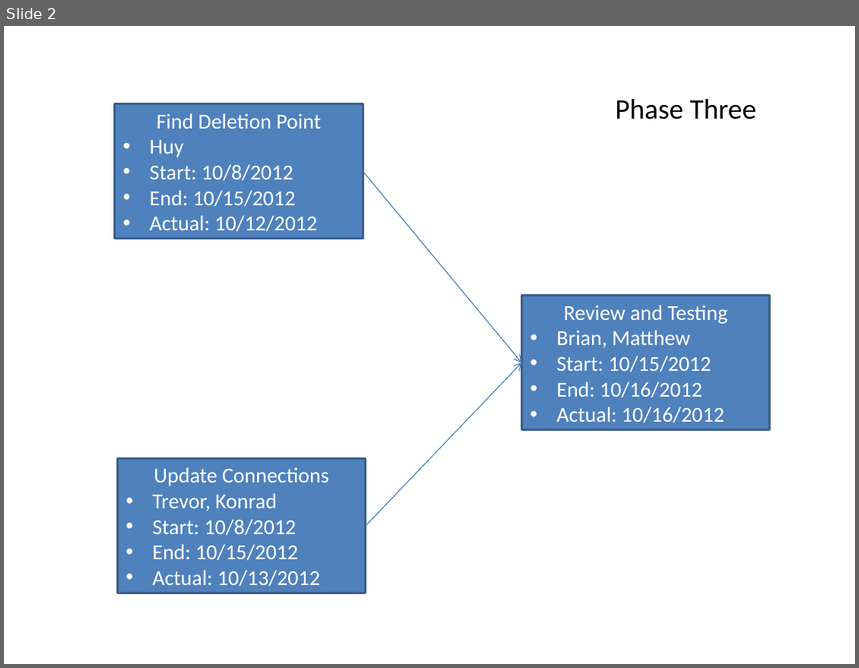
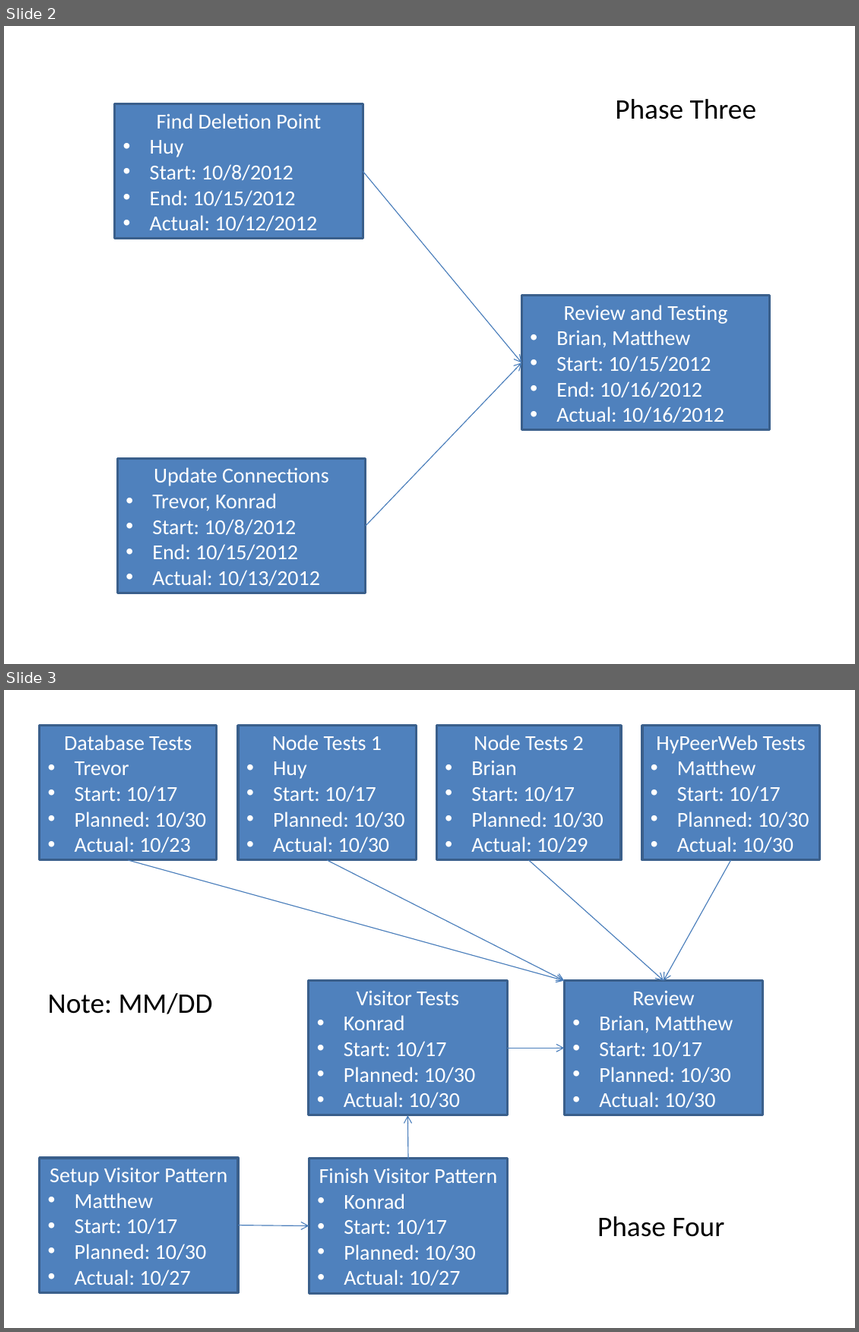
Before and after one commit to ricksmt/cs340team, a slide deck: HyPeerWeb/Pert-Gantt Chart.pptx. Shown one above the other, each under a label of ours: slide 2 before the commit, slides 2 and 3 after it. The pictures are 859x668 and 859x1332 pixels, drawn with LibreOffice and Linux fonts; fonts in the diff are those of the drawing. Boxes give left, top, right and bottom in pixels: in the first picture for what was removed or moved away, otherwise in the second. Text is boxed around its words. In the diff, an @@ line names an element or a change of style, - is before the commit and + after.

Commit message:
Updated Chart. Removed other phase 1.

```diff
--- a/HyPeerWeb/Pert-Gantt Chart.pptx
+++ b/HyPeerWeb/Pert-Gantt Chart.pptx
@@ slide 3 added at [4, 690, 855, 1328], background #FFFFFF @@
@@ rectangle added at [40, 726, 217, 860], fill #4F81BD, outline #3A5F8C 2 pt, 18 pt, text #FFFFFF @@
+Database Tests
+• Trevor
+• Start: 10/17
+• Planned: 10/30
+• Actual: 10/23
@@ rectangle added at [238, 726, 416, 860], fill #4F81BD, outline #3A5F8C 2 pt, 18 pt, text #FFFFFF @@
+Node Tests 1
+• Huy
+• Start: 10/17
+• Planned: 10/30
+• Actual: 10/30
@@ rectangle added at [436, 726, 621, 860], fill #4F81BD, outline #3A5F8C 2 pt, 18 pt, text #FFFFFF @@
+Node Tests 2
+• Brian
+• Start: 10/17
+• Planned: 10/30
+• Actual: 10/29
@@ rectangle added at [642, 726, 819, 860], fill #4F81BD, outline #3A5F8C 2 pt, 18 pt, text #FFFFFF @@
+HyPeerWeb Tests
+• Matthew
+• Start: 10/17
+• Planned: 10/30
+• Actual: 10/30
@@ arrow added from (129, 860) to (564, 981), #4B7EBC 0.75 pt @@
@@ arrow added from (328, 860) to (564, 981), #4B7EBC 0.75 pt @@
@@ arrow added from (529, 860) to (664, 981), #4B7EBC 0.75 pt @@
@@ arrow added from (731, 860) to (664, 981), #4B7EBC 0.75 pt @@
@@ rectangle added at [309, 981, 507, 1116], fill #4F81BD, outline #3A5F8C 2 pt, 18 pt, text #FFFFFF @@
+Visitor Tests
+• Konrad
+• Start: 10/17
+• Planned: 10/30
+• Actual: 10/30
@@ rectangle added at [564, 981, 762, 1116], fill #4F81BD, outline #3A5F8C 2 pt, 18 pt, text #FFFFFF @@
+Review
+• Brian, Matthew
+• Start: 10/17
+• Planned: 10/30
+• Actual: 10/30
@@ text added at [48, 993, 213, 1015], 24 pt, text #000000 @@
+Note: MM/DD
@@ arrow added from (507, 1049) to (564, 1049), #4B7EBC 0.75 pt @@
@@ arrow added from (408, 1159) to (408, 1116), #4B7EBC 0.75 pt @@
@@ rectangle added at [40, 1158, 238, 1293], fill #4F81BD, outline #3A5F8C 2 pt, 18 pt, text #FFFFFF @@
+Setup Visitor Pattern
+• Matthew
+• Start: 10/17
+• Planned: 10/30
+• Actual: 10/27
@@ rectangle added at [309, 1159, 507, 1293], fill #4F81BD, outline #3A5F8C 2 pt, 18 pt, text #FFFFFF @@
+Finish Visitor Pattern
+• Konrad
+• Start: 10/17
+• Planned: 10/30
+• Actual: 10/27
@@ arrow added from (238, 1225) to (309, 1227), #4B7EBC 0.75 pt @@
@@ text added at [598, 1217, 724, 1237], 24 pt, text #000000 @@
+Phase Four
```
Also in this commit, not shown: 21 other files.
